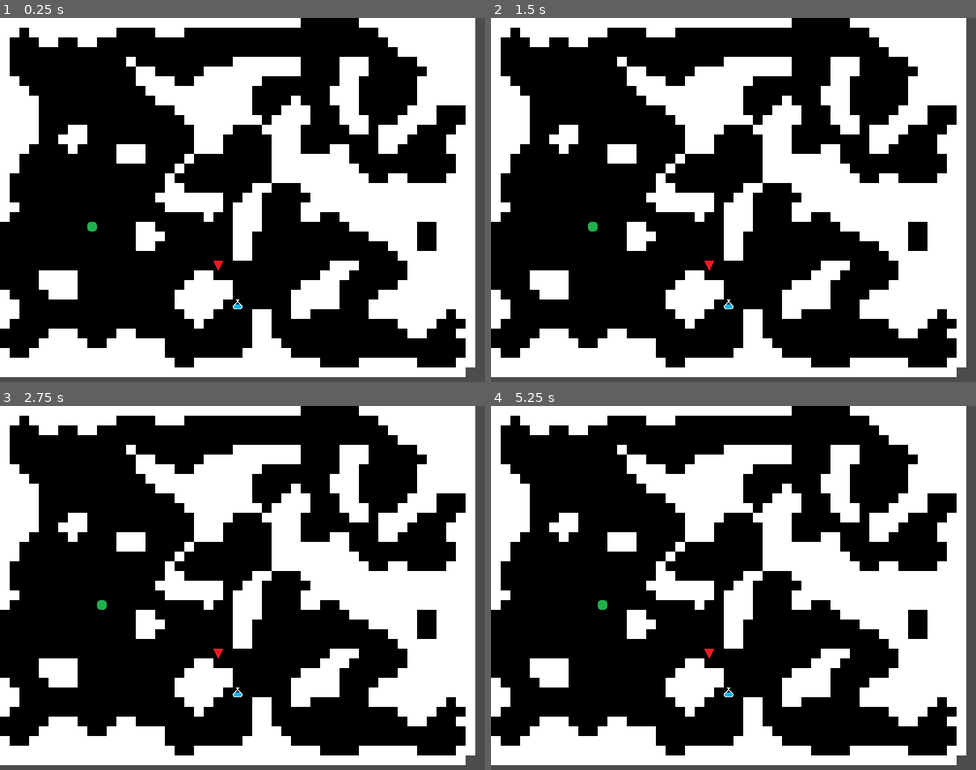
Above: before the commit, frames 1-4 (two rows, left to right).
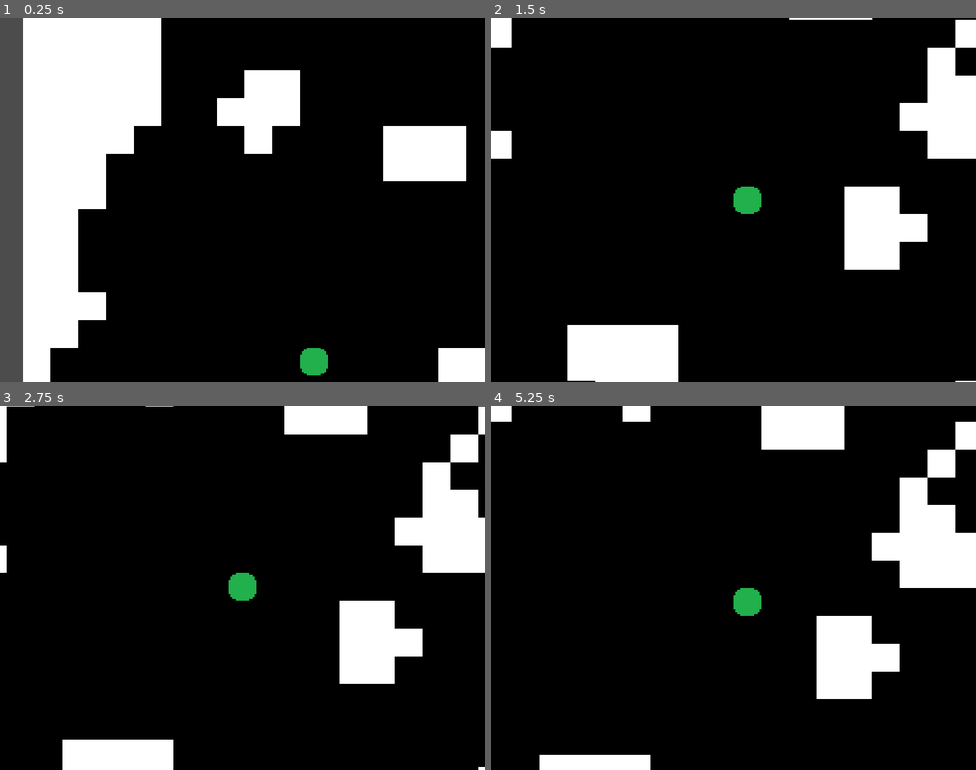
Above: after the commit, the same moments.

Repository: Mantisette/FinalFightPlus
Game: Godot game, scene res://1-Scenes/Game.tscn
Same seed, same stepped clock (60 frames per second), same inputs: the game is played once before the commit and once after it.
Inputs (mouse positions are in pixels of both pictures, inside the frame that each line leads up to):
- Up to frame 1 (0.25 s): no input
- Up to frame 2 (1.5 s): move the mouse to (840, 181) at 0.52 s; press the mouse at (840, 181) at 0.53 s; move the mouse to (636, 218) at 1.27 s; release the mouse at (636, 218) at 1.28 s; tap Keypad 6 (move_E) at 1.35 s
- Up to frame 3 (2.75 s): move the mouse to (291, 507) at 2.02 s; tap Keypad 8 (move_N) at 2.1 s
- Up to frame 4 (5.25 s): move the mouse to (709, 660) at 2.77 s; tap one key every 0.75 s from 2.85 s: Keypad 9 (move_NE) Keypad 7 (move_NW) Keypad 2 (move_S) Keypad 3 (move_SE); move the mouse to (879, 642) at 3.52 s; move the mouse to (588, 533) at 4.27 s; move the mouse to (757, 588) at 5.02 s

The runs differ from the first frame. In frame 1, 56% of the frame differs, in the area x 0-100%, y 0-100%; in frame 2, 40%; in frame 3, 43%; in frame 4, 45%.

Commit message:
Añadida camara del jugador

Diff:
--- a/1-Scenes/Game.tscn
+++ b/1-Scenes/Game.tscn
@@ -15,7 +15,6 @@
 [node name="Exit" parent="." instance=ExtResource( 3 )]
 
 [node name="Enemy" parent="." instance=ExtResource( 4 )]
-position = Vector2( 400, 277 )
 
 [node name="Music" parent="." instance=ExtResource( 5 )]
 
--- a/1-Scenes/Player.tscn
+++ b/1-Scenes/Player.tscn
@@ -25,3 +25,8 @@
 [node name="RayLeft" type="RayCast2D" parent="."]
 position = Vector2( -1, 0 )
 cast_to = Vector2( 0, 0 )
+
+[node name="Camera2D" type="Camera2D" parent="."]
+current = true
+zoom = Vector2( 0.35, 0.35 )
+smoothing_enabled = true
--- a/2-Scripts/mapgen.gd
+++ b/2-Scripts/mapgen.gd
@@ -47,10 +47,6 @@
   var enemy_path = global.astar_find_path(enemy_spawn_pos, player_spawn_pos)
   if player_path == [] or enemy_path == []:
     _ready()
-
-
-func _process(_delta):
-  pass
 
 
 func _check_spawn_positions() -> bool:
